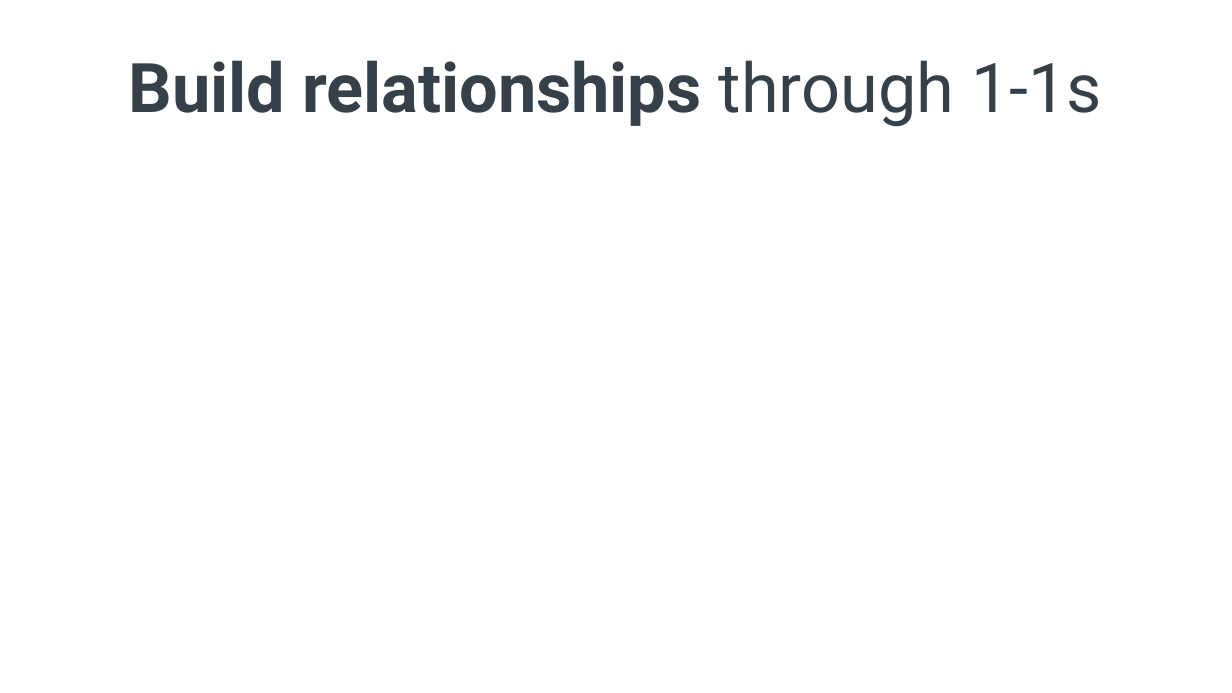
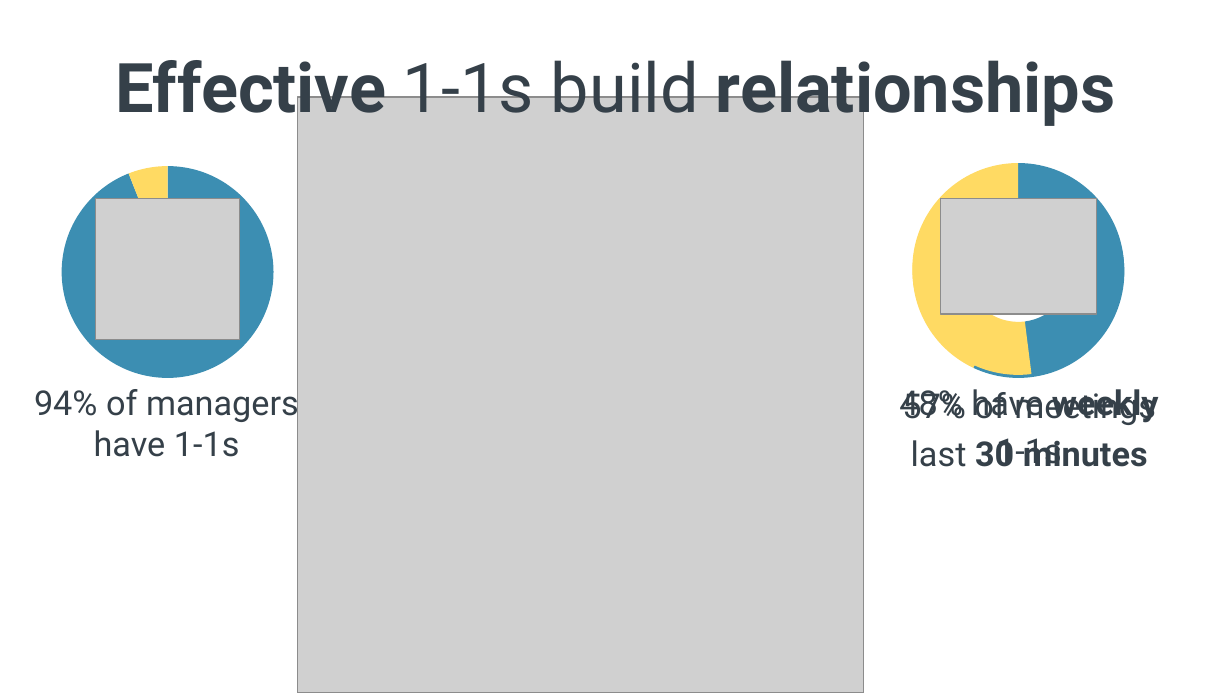
Before and after one commit to spetryjohnson/Talk---Hiring--Firing--and-Inspiring, a slide deck: slide 44 of Hiring, Firing, and Inspiring.pptx. Drawn at 1232x693 pixels with LibreOffice and Linux fonts; fonts in the diff are those of the drawing; grey boxes stand for pictures. Boxes give left, top, right and bottom in pixels: in the first picture for what was removed or moved away, otherwise in the second. Text is boxed around its words. In the diff, an @@ line names an element or a change of style, - is before the commit and + after.

```diff
--- a/Hiring, Firing, and Inspiring.pptx
+++ b/Hiring, Firing, and Inspiring.pptx
@@ doughnut chart added at box(2, 52, 333, 395) @@
+title " "
+categories: 1, 2
+Series 1: 94, 6
@@ title at box(115, 50, 1115, 128): text changed @@
-Build relationships through 1-1s
+Effective 1-1s build relationships
@@ doughnut chart added at box(854, 52, 1184, 395) @@
+title " "
+categories: 1, 2
+Series 1: 57, 43
@@ doughnut chart added at box(854, 49, 1184, 393) @@
+title " "
+categories: 1, 2
+Series 1: 48, 52
@@ picture added at box(298, 97, 865, 693) @@
@@ picture added at box(96, 198, 240, 340) @@
@@ picture added at box(941, 198, 1098, 314) @@
@@ picture added at box(984, 198, 1063, 314) @@
@@ text added at box(34, 384, 299, 457), 20 pt, text #354049 @@
+94% of managers have 1-1s
@@ text added at box(899, 389, 1062, 467), 20 pt, text #354049 @@
+48% have weekly
+1-1s
@@ text added at box(902, 389, 1156, 467), 20 pt, text #354049 @@
+57% of meetings
+last 30 minutes
```
Also in this commit, not shown: 3 other slides changed, 2 slides added, 1 other file.
